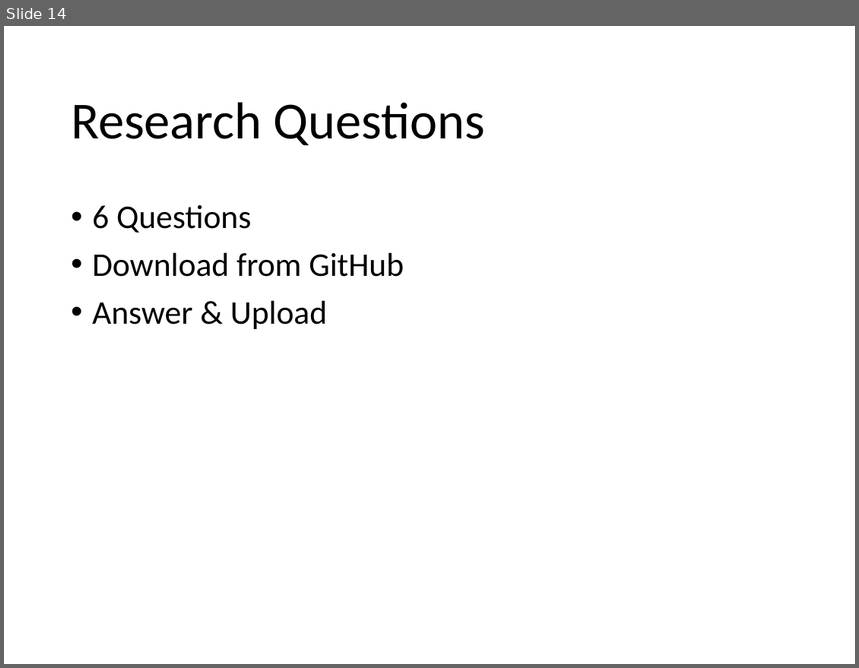
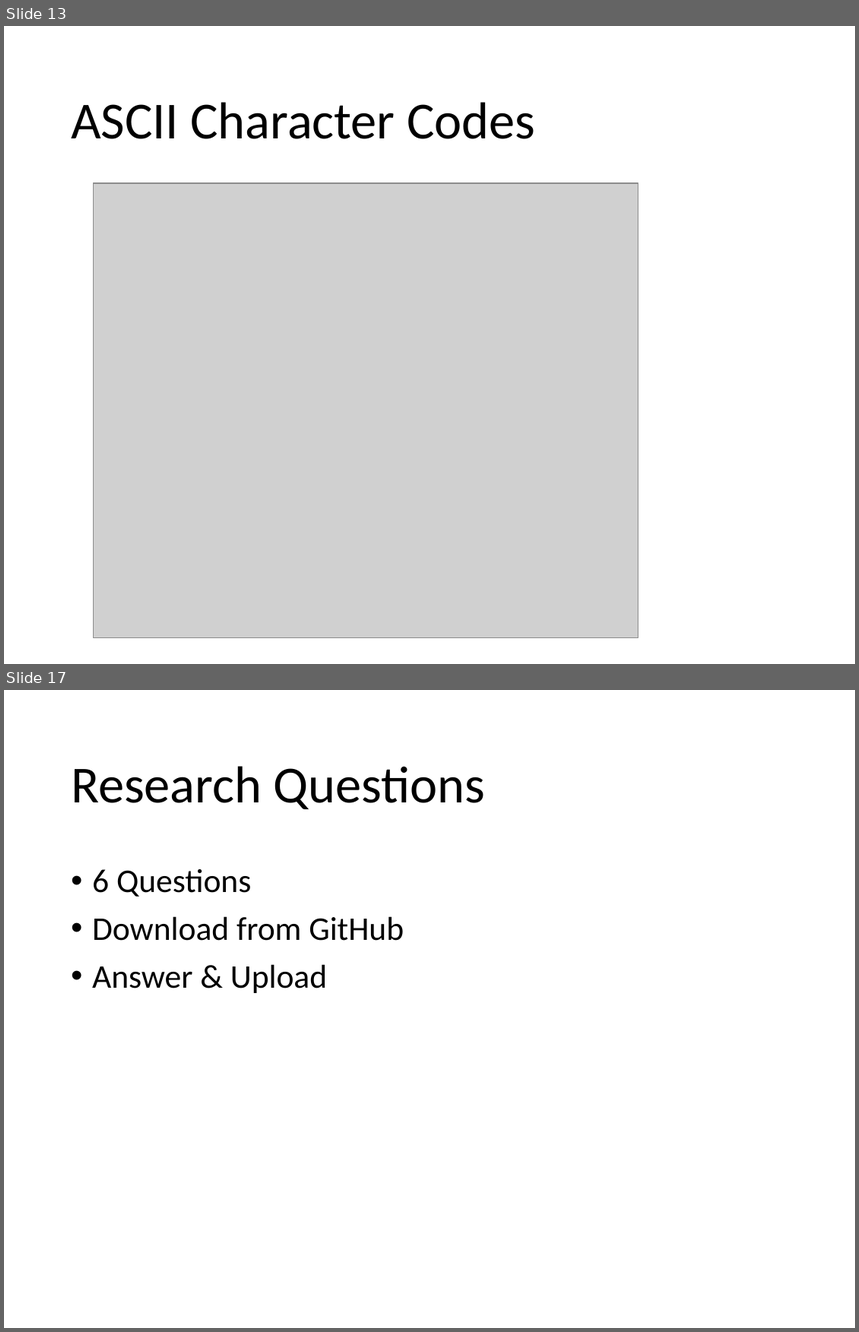
Before and after one commit to optimalcore/ICS2O0, a slide deck: Topic A Computer Concepts/BinaryNumbers.pptx. Shown one above the other, each under a label of ours: slide 14 before the commit, slides 13 and 17 after it; the slides between them are not shown. The pictures are 859x668 and 859x1332 pixels, drawn with LibreOffice and Linux fonts; fonts in the diff are those of the drawing; grey boxes stand for pictures. Boxes give left, top, right and bottom in pixels: in the first picture for what was removed or moved away, otherwise in the second. Text is boxed around its words. In the diff, an @@ line names an element or a change of style, - is before the commit and + after.

```diff
--- a/Topic A Computer Concepts/BinaryNumbers.pptx
+++ b/Topic A Computer Concepts/BinaryNumbers.pptx
@@ slide 13 added at box(4, 26, 855, 664), background #FFFFFF @@
@@ title added at box(71, 102, 535, 139), 44 pt, text #000000 @@
+ASCII Character Codes
@@ picture added at box(94, 183, 639, 638) @@
@@ what was slide 14 is now slide 17 @@
```
Also in this commit, not shown: 4 slides changed, 4 other slides added, 2 slides removed.
